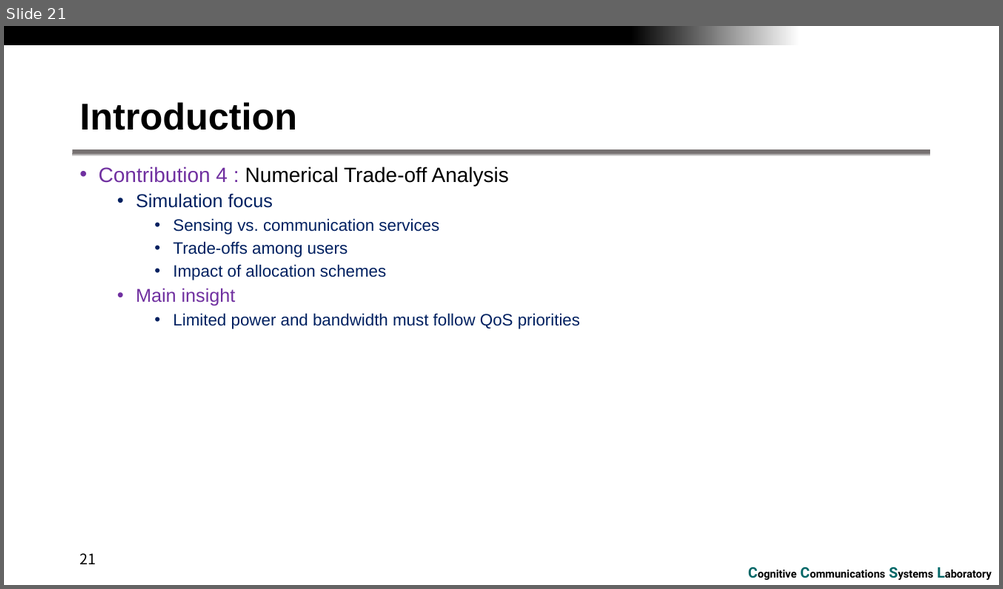
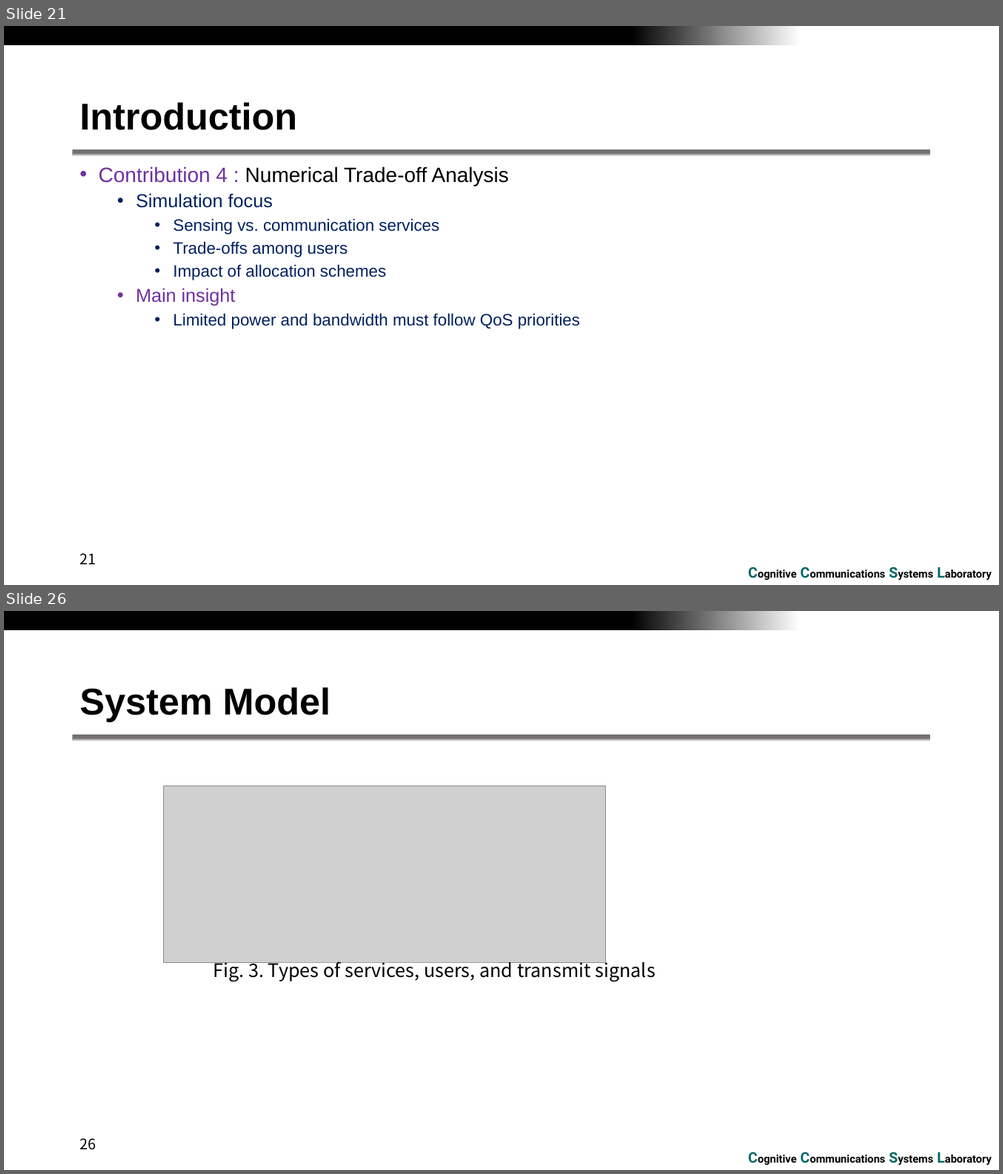
Before and after one commit to RefatHanbat/Sensing-as-a-service-in-6G-A-Unified-framework, a slide deck: sensing_as_a_service.pptx. Shown one above the other, each under a label of ours: slide 21 before the commit, slides 21 and 26 after it; the slides between them are not shown. The pictures are 1003x589 and 1003x1174 pixels, drawn with LibreOffice and Linux fonts; fonts in the diff are those of the drawing; grey boxes stand for pictures; background and template pictures are left out. Boxes give left, top, right and bottom in pixels: in the first picture for what was removed or moved away, otherwise in the second. Text is boxed around its words. In the diff, an @@ line names an element or a change of style, - is before the commit and + after.

```diff
--- a/sensing_as_a_service.pptx
+++ b/sensing_as_a_service.pptx
@@ slide 26 added at (4,611,999,1170), background #FFFFFF; not listed: 3 template elements that a slide beside it also shows @@
@@ title added at (79,687,330,722), 36 pt, text #000000, bold @@
+System Model
@@ picture added at (164,786,606,963) @@
@@ text added at (213,958,655,982), 18 pt, text #000000 @@
+Fig. 3. Types of services, users, and transmit signals
@@ page number added at (79,1139,96,1150), 14 pt, text #000000 @@
+26
```
Also in this commit, not shown: 97 other slides added, 5 other files.
